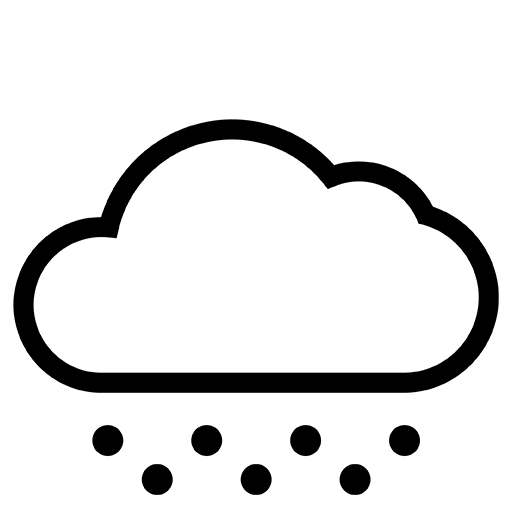
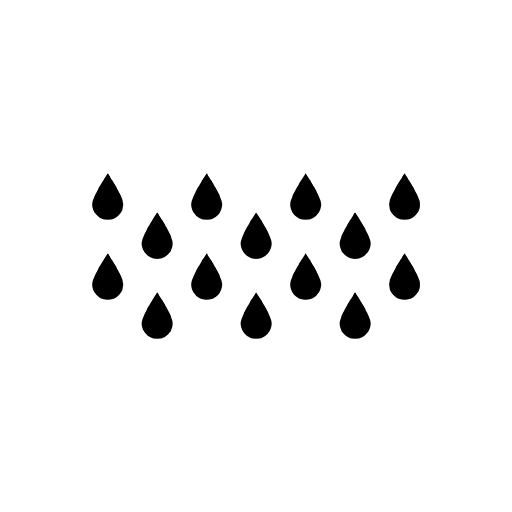
Revision of a layered (512, 512) image; what changed, layer by layer:
added layer "9" above "7" over [92, 173, 420, 339]
hid "6" over [13, 119, 499, 495]
